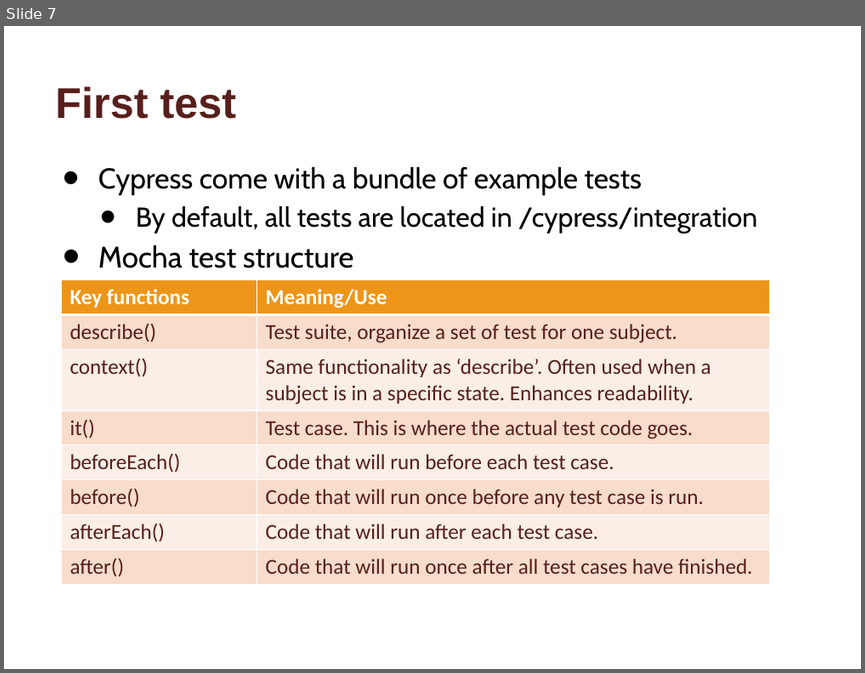
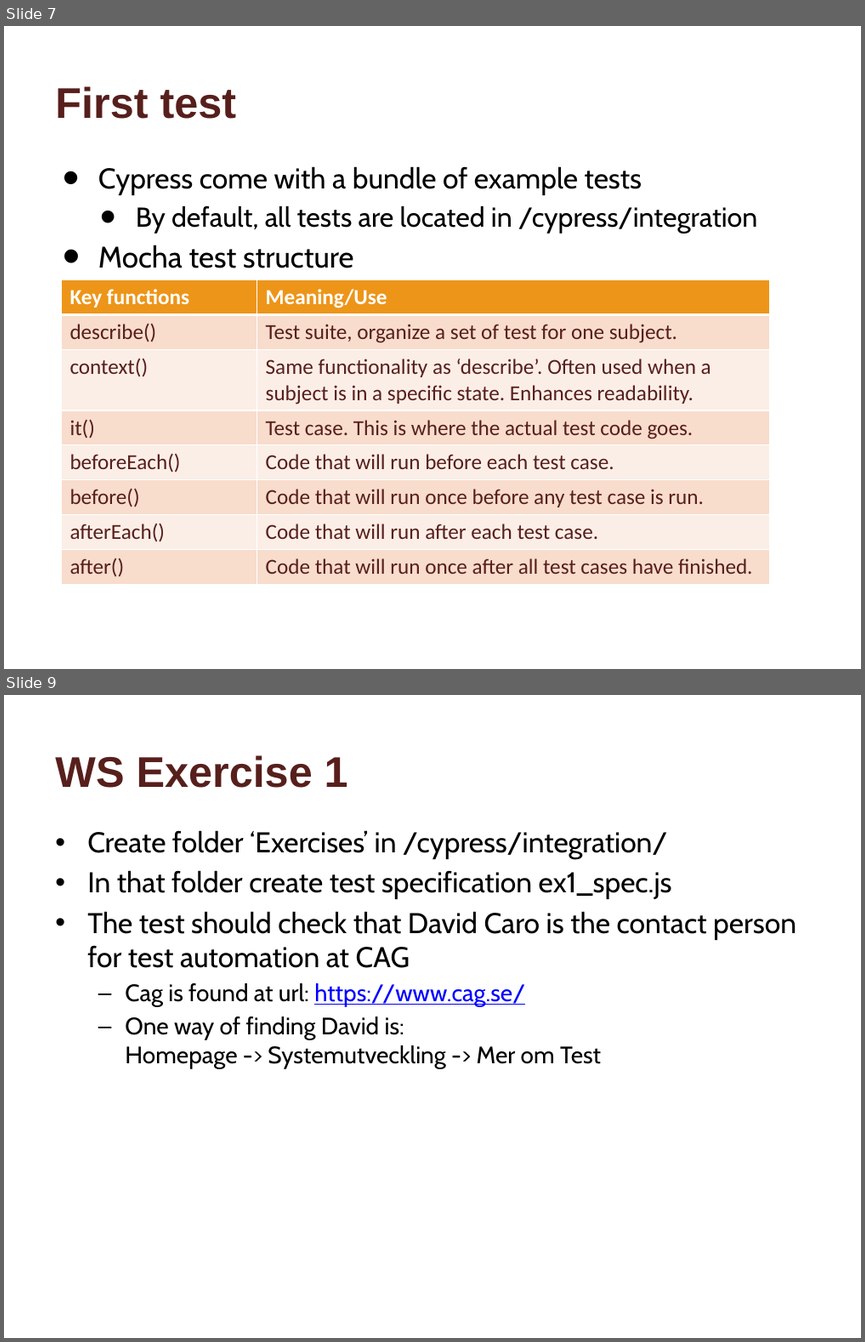
Before and after one commit to andekd/CypressWS, a slide deck: workshop/CypressWS.pptx. Shown one above the other, each under a label of ours: slide 7 before the commit, slides 7 and 9 after it; the slides between them are not shown. The pictures are 865x673 and 865x1342 pixels, drawn with LibreOffice and Linux fonts; fonts in the diff are those of the drawing; background and template pictures are left out. Boxes give left, top, right and bottom in pixels: in the first picture for what was removed or moved away, otherwise in the second. Text is boxed around its words. In the diff, an @@ line names an element or a change of style, - is before the commit and + after.

Commit message:
Continuos PP updates, added Solutions folder

```diff
--- a/workshop/CypressWS.pptx
+++ b/workshop/CypressWS.pptx
@@ slide 9 added at <box>4,695,861,1338</box>, background #FFFFFF @@
@@ title added at <box>55,755,348,788</box>, 36 pt, text #571F1C, bold @@
+WS Exercise 1
@@ text added at <box>87,830,796,1068</box>, 24 pt, text #000000 @@
+• Create folder ‘Exercises’ in /cypress/integration/
+• In that folder create test specification ex1_spec.js
+• The test should check that David Caro is the contact person for test automation at CAG
+  – Cag is found at url: https://www.cag.se/
+  – One way of finding David is:
+    Homepage -> Systemutveckling -> Mer om Test
```
Also in this commit, not shown: 1 slide changed, 2 other files.
